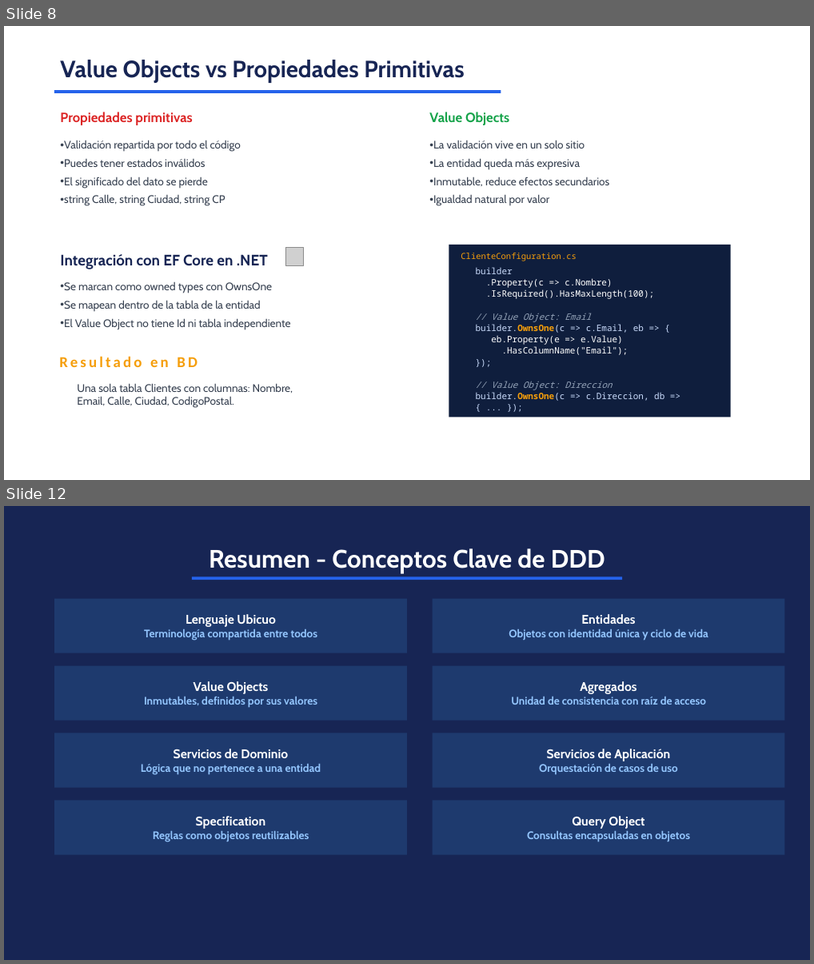
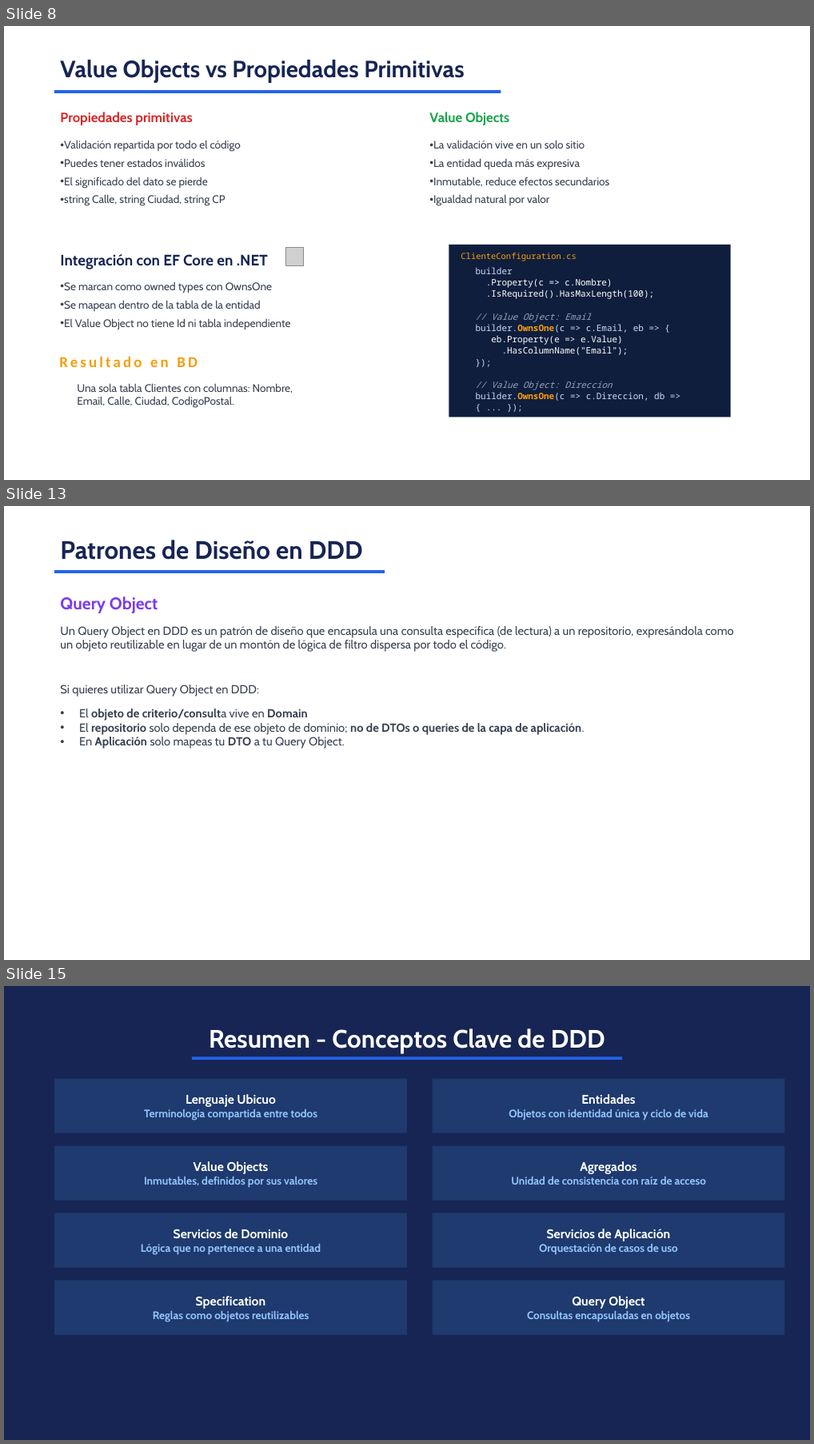
Before and after one commit to jorge-babel-code/TiendaOnline, a slide deck: DDD_Presentacion.pptx. Shown one above the other, each under a label of ours: slides 8 and 12 before the commit, slides 8, 13 and 15 after it; the slides between them are not shown. The pictures are 814x964 and 814x1444 pixels, drawn with LibreOffice and Linux fonts; fonts in the diff are those of the drawing; grey boxes stand for pictures. Boxes give left, top, right and bottom in pixels: in the first picture for what was removed or moved away, otherwise in the second. Text is boxed around its words. In the diff, an @@ line names an element or a change of style, - is before the commit and + after.

```diff
--- a/DDD_Presentacion.pptx
+++ b/DDD_Presentacion.pptx
@@ slide 13 added at [4, 506, 810, 960], background #FFFFFF @@
@@ text added at [60, 540, 363, 560], 30 pt, text #172554, bold @@
+Patrones de Diseño en DDD
@@ rectangle added at [54, 570, 385, 573], fill #2563EB @@
@@ text added at [60, 596, 734, 652], 14 pt, text #374151 @@
+Query Object
+Un Query Object en DDD es un patrón de diseño que encapsula una consulta específica (de lectura) a un repositorio, expresándola como un objeto reutilizable en lugar de un montón de lógica de filtro dispersa por todo el código.
@@ text added at [60, 684, 585, 748], 14 pt, text #374151 @@
+Si quieres utilizar Query Object en DDD:
+• El objeto de criterio/consulta vive en Domain
+• El repositorio solo dependa de ese objeto de dominio; no de DTOs o queries de la capa de aplicación.
+• En Aplicación solo mapeas tu DTO a tu Query Object.
@@ what was slide 12 is now slide 15 @@
```
Also in this commit, not shown: 4 slides changed, 2 other slides added.
